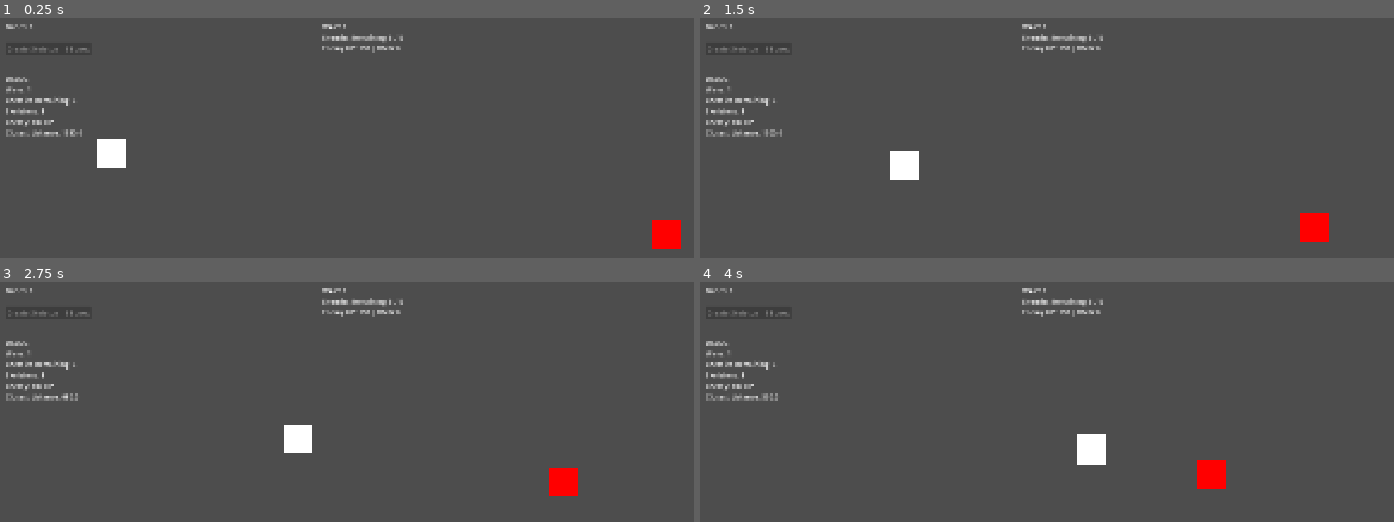
Above: before the commit, frames 1-4 (two rows, left to right).
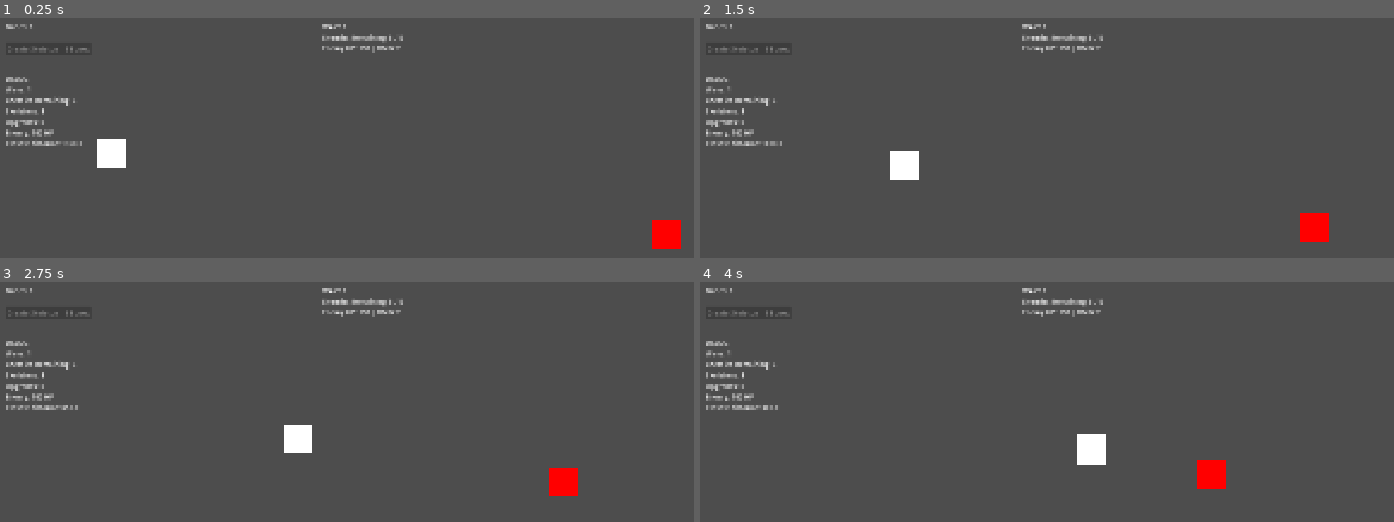
Above: after the commit, the same moments.

Repository: luizfelippe-dev/NecroWorks
Game: Godot game, scene res://main.tscn
The game is run twice, just before and just after one commit, with the same random seed, the same clock (stepped at 60 frames per second) and the same inputs. The project has no main scene, so this scene is started directly.
Inputs:
- Up to frame 1 (0.25 s): no input
- Up to frame 2 (1.5 s): no input
- Up to frame 3 (2.75 s): no input
- Up to frame 4 (4 s): no input

The runs differ from the first frame. In frame 1, 0.5% of the frame differs, in the area x 0-58%, y 11-54%; in frame 2, 0.5%; in frame 3, 0.5%; in frame 4, 0.5%.

Commit message:
feat: add initial upgrade selection system

Diff:
--- a/main.gd
+++ b/main.gd
@@ -115,7 +115,6 @@
 var wave_in_progress: bool = false
 var wave_transition_in_progress: bool = false
 
-var wave_delay: float = 3.0
 
 const BASE_ENEMIES_PER_WAVE: int = 5
 const ENEMIES_PER_WAVE_GROWTH: int = 1
@@ -123,13 +122,28 @@
 const BASE_ENEMY_HP: int = 100
 const ENEMY_HP_GROWTH: int = 20
 
-const BASE_ENEMY_DAMAGE: int = 8
+const BASE_ENEMY_DAMAGE: int = 7
 const ENEMY_DAMAGE_GROWTH: int = 1
 
 const ELITE_WAVE_INTERVAL: int = 5
 const ELITE_ENEMIES_PER_WAVE: int = 5
 const ELITE_HP_MULTIPLIER: float = 1.4
 const ELITE_DAMAGE_BONUS: int = 3
+
+
+# =========================================================
+# UPGRADES
+# =========================================================
+
+const UPGRADE_SHARPENED_BONES: String = "sharpened_bones"
+const UPGRADE_BONE_PLATING: String = "bone_plating"
+const UPGRADE_EFFICIENT_RECYCLING: String = "efficient_recycling"
+
+var upgrade_counts: Dictionary = {}
+var total_upgrades_selected: int = 0
+var upgrade_panel: ColorRect = null
+var upgrade_title_label: Label = null
+var upgrade_buttons: Array[Button] = []
 
 
 # =========================================================
@@ -210,6 +224,7 @@
 
 	create_debug_hud()
 	create_wave_hud()
+	create_upgrade_ui()
 
 
 	# -----------------------------------------------------
@@ -1023,27 +1038,13 @@
 			" COMPLETE!"
 		)
 		print(
-			"PRÓXIMA WAVE EM ",
-			wave_delay,
-			" SEGUNDOS..."
+			"AGUARDANDO ESCOLHA DE UPGRADE..."
 		)
 		print("==============================")
 
 
 		update_wave_ui()
-
-
-		await get_tree().create_timer(
-			wave_delay
-		).timeout
-
-
-		current_wave += 1
-
-
-		start_wave(
-			current_wave
-		)
+		show_upgrade_selection()
 
 
 		return
@@ -1407,6 +1408,207 @@
 	)
 
 
+
+# =========================================================
+# UPGRADE SYSTEM
+# =========================================================
+
+func create_upgrade_ui() -> void:
+	upgrade_panel = ColorRect.new()
+	upgrade_panel.name = "UpgradePanel"
+	upgrade_panel.position = Vector2(300.0, 220.0)
+	upgrade_panel.size = Vector2(1320.0, 500.0)
+	upgrade_panel.color = Color(0.04, 0.04, 0.04, 0.96)
+	upgrade_panel.z_index = 500
+	add_child(upgrade_panel)
+
+	upgrade_title_label = Label.new()
+	upgrade_title_label.name = "UpgradeTitle"
+	upgrade_title_label.position = Vector2(40.0, 25.0)
+	upgrade_title_label.size = Vector2(1240.0, 50.0)
+	upgrade_title_label.text = "SELECT AN UPGRADE"
+	upgrade_panel.add_child(upgrade_title_label)
+
+	create_upgrade_button(UPGRADE_SHARPENED_BONES, 0)
+	create_upgrade_button(UPGRADE_BONE_PLATING, 1)
+	create_upgrade_button(UPGRADE_EFFICIENT_RECYCLING, 2)
+
+	upgrade_panel.visible = false
+
+
+func create_upgrade_button(upgrade_id: String, index: int) -> void:
+	var button: Button = Button.new()
+	button.name = "UpgradeButton" + str(index + 1)
+	button.position = Vector2(40.0 + float(index) * 420.0, 100.0)
+	button.size = Vector2(390.0, 340.0)
+
+	button.pressed.connect(
+		select_upgrade.bind(upgrade_id)
+	)
+
+	upgrade_panel.add_child(button)
+	upgrade_buttons.append(button)
+
+
+func show_upgrade_selection() -> void:
+	if upgrade_panel == null:
+		return
+
+	if not wave_transition_in_progress:
+		return
+
+	update_upgrade_ui()
+	upgrade_panel.visible = true
+
+	print("")
+	print("------------------------------")
+	print("SELECT AN UPGRADE")
+	print("1. Sharpened Bones")
+	print("2. Bone Plating")
+	print("3. Efficient Recycling")
+	print("------------------------------")
+
+
+func hide_upgrade_selection() -> void:
+	if upgrade_panel == null:
+		return
+
+	upgrade_panel.visible = false
+
+
+func update_upgrade_ui() -> void:
+	if upgrade_panel == null:
+		return
+
+	if upgrade_title_label != null:
+		upgrade_title_label.text = (
+			"WAVE "
+			+ str(current_wave)
+			+ " COMPLETE — SELECT AN UPGRADE"
+		)
+
+	if upgrade_buttons.size() < 3:
+		return
+
+	upgrade_buttons[0].text = (
+		"SHARPENED BONES"
+		+ "\n\nSkeleton Damage +25%"
+		+ "\n\nCurrent DMG: "
+		+ str(skeleton_damage)
+		+ "\nTaken: "
+		+ str(get_upgrade_count(UPGRADE_SHARPENED_BONES))
+	)
+
+	upgrade_buttons[1].text = (
+		"BONE PLATING"
+		+ "\n\nSkeleton Max HP +25"
+		+ "\nExisting Skeletons also gain +25 HP"
+		+ "\n\nCurrent Max HP: "
+		+ str(skeleton_max_hp)
+		+ "\nTaken: "
+		+ str(get_upgrade_count(UPGRADE_BONE_PLATING))
+	)
+
+	upgrade_buttons[2].text = (
+		"EFFICIENT RECYCLING"
+		+ "\n\nCorpses generate +2 Bones"
+		+ "\n\nCurrent Bones/Corpse: "
+		+ str(bones_per_corpse)
+		+ "\nTaken: "
+		+ str(get_upgrade_count(UPGRADE_EFFICIENT_RECYCLING))
+	)
+
+
+func get_upgrade_count(upgrade_id: String) -> int:
+	return int(
+		upgrade_counts.get(upgrade_id, 0)
+	)
+
+
+func select_upgrade(upgrade_id: String) -> void:
+	if not wave_transition_in_progress:
+		return
+
+	apply_upgrade(upgrade_id)
+
+	var previous_count: int = get_upgrade_count(upgrade_id)
+	upgrade_counts[upgrade_id] = previous_count + 1
+	total_upgrades_selected += 1
+
+	print("")
+	print("==============================")
+	print("UPGRADE SELECTED: ", get_upgrade_name(upgrade_id))
+	print(
+		"Skeleton DMG: ",
+		skeleton_damage,
+		" | Max HP: ",
+		skeleton_max_hp,
+		" | Bones/Corpse: ",
+		bones_per_corpse
+	)
+	print("==============================")
+
+	hide_upgrade_selection()
+	wave_transition_in_progress = false
+	current_wave += 1
+	start_wave(current_wave)
+
+
+func apply_upgrade(upgrade_id: String) -> void:
+	match upgrade_id:
+		UPGRADE_SHARPENED_BONES:
+			var new_damage: int = int(
+				ceil(float(skeleton_damage) * 1.25)
+			)
+
+			if new_damage <= skeleton_damage:
+				new_damage = skeleton_damage + 1
+
+			skeleton_damage = new_damage
+
+		UPGRADE_BONE_PLATING:
+			skeleton_max_hp += 25
+
+			for current_skeleton: Node2D in skeletons:
+				if not is_instance_valid(current_skeleton):
+					continue
+
+				if not skeleton_hps.has(current_skeleton):
+					continue
+
+				var current_hp: int = int(
+					skeleton_hps[current_skeleton]
+				)
+
+				skeleton_hps[current_skeleton] = current_hp + 25
+
+		UPGRADE_EFFICIENT_RECYCLING:
+			bones_per_corpse += 2
+
+		_:
+			push_error(
+				"Upgrade desconhecido: " + upgrade_id
+			)
+
+	update_bones_ui()
+	update_debug_ui()
+
+
+func get_upgrade_name(upgrade_id: String) -> String:
+	match upgrade_id:
+		UPGRADE_SHARPENED_BONES:
+			return "Sharpened Bones"
+
+		UPGRADE_BONE_PLATING:
+			return "Bone Plating"
+
+		UPGRADE_EFFICIENT_RECYCLING:
+			return "Efficient Recycling"
+
+		_:
+			return "Unknown Upgrade"
+
+
 # =========================================================
 # WAVE HUD
 # =========================================================
@@ -1457,9 +1659,7 @@
 		wave_label.text = (
 			wave_title
 			+ " COMPLETE"
-			+ "\nNext Wave in "
-			+ str(int(wave_delay))
-			+ "s..."
+			+ "\nSELECT AN UPGRADE"
 		)
 
 		return
@@ -1564,6 +1764,8 @@
 		+ str(get_enemies_remaining())
 		+ "\nSkeletons: "
 		+ str(skeletons.size())
+		+ "\nUpgrades: "
+		+ str(total_upgrades_selected)
 		+ "\nEnemy: "
 		+ enemy_text
 		+ "\nClosest distance: "
